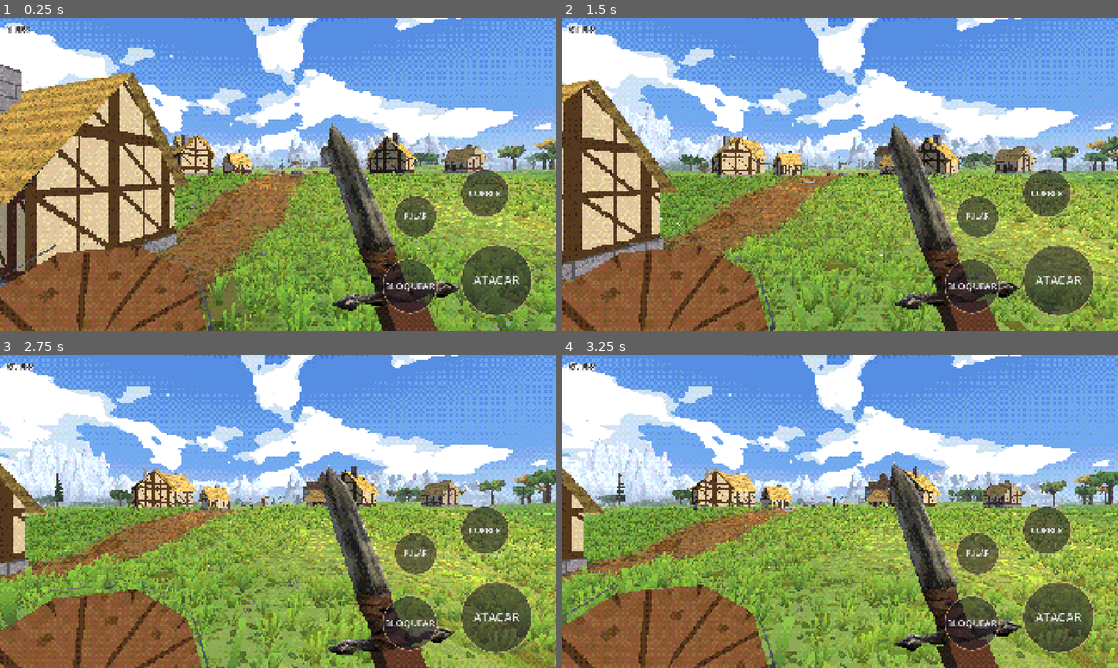
Above: before the commit, frames 1-4 (two rows, left to right).
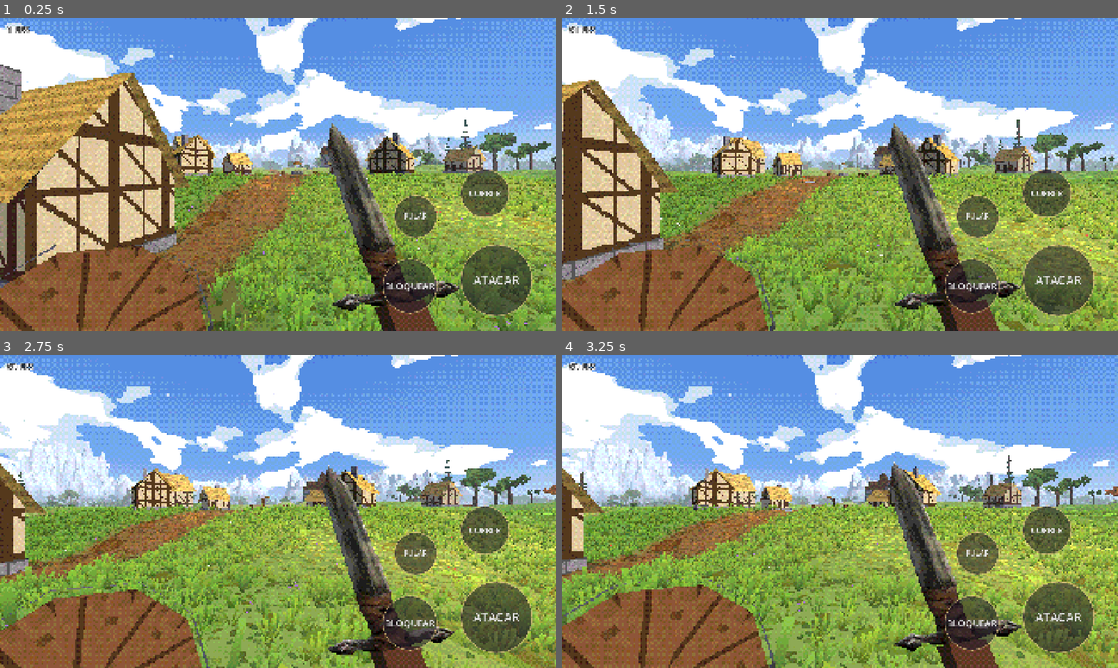
Above: after the commit, the same moments.

Repository: rhfazeredo-ops/Dallarian
Game: Godot game, scene res://cenas/mundo.tscn
Two runs of this game, one before a commit and one after it. Both use one fixed random seed, a clock stepped at 60 frames per second and the inputs below.
Inputs (mouse positions are in pixels of both pictures, inside the frame that each line leads up to):
- Up to frame 1 (0.25 s): no input
- Up to frame 2 (1.5 s): tap Enter at 0.5 s; move the mouse to (962, 158) at 0.52 s; hold Right (ui_right) 0.53-1.25 s; hold Shift 0.53-1.25 s; click (962, 158) at 0.67 s; tap Space at 0.77 s; drag from (728, 190) to (812, 237) at 1.27 s
- Up to frame 3 (2.75 s): move the mouse to (333, 442) at 2.02 s; hold Right (ui_right) from 2.03 s (still down); hold Shift from 2.03 s (still down)
- Up to frame 4 (3.25 s): release Right (ui_right) at 2.75 s; release Shift at 2.75 s; drag from (812, 574) to (673, 464) at 2.77 s

The runs differ from the first frame. In frame 1, 1.6% of the frame differs, in the area x 38-100%, y 32-49%; in frame 2, 2.2%; in frame 3, 2.6%; in frame 4, 2.6%, in the area x 3-100%, y 32-49%.

Commit message:
Árvores de tamanhos variados e tufos pequenos e grandes
- Tamanhos: 15% mudas (0,42–0,65), 65% médias (0,7–1,25), 20% grandes (1,4–2,1); largura e altura
  variam separadamente (umas mais largas, outras mais altas).
- Cartões da copa em três faixas de tamanho (tufos pequenos, médios e grandes); 4 formatos de copa.

Co-Authored-By: Claude Opus 5.5 <noreply@anthropic.com>
Claude-Session: https://claude.ai/code/session_01WFSuYSG1mTsBiEAWeNGYj8

Diff:
--- a/godot/scripts/floresta.gd
+++ b/godot/scripts/floresta.gd
@@ -35,6 +35,8 @@
 	malhas = {
 		"copa_a": [_tronco_copa(), _cartoes_copa(1)],
 		"copa_b": [null, _cartoes_copa(2, "folhagem2")],
+		"copa_c": [null, _cartoes_copa(5)],
+		"copa_d": [null, _cartoes_copa(6, "folhagem2")],
 		"pinho": [_tronco_pinho(), _cartoes_pinho(3)],
 		"arbusto": [null, _cartoes_arbusto(4)],
 		"morta": [_tronco_copa(Color(0.55, 0.52, 0.48)), null],
@@ -187,7 +189,7 @@
 		var cima := (Vector3.UP * rng.randf_range(0.2, 1.0) + fora * rng.randf_range(0.2, 0.9) + Vector3(rng.randfn(0, 0.35), 0, rng.randfn(0, 0.35))).normalized()
 		var lado := cima.cross(fora.rotated(Vector3.UP, rng.randf_range(-0.6, 0.6))).normalized()
 		if lado.length() < 0.1: lado = Vector3(1, 0, 0)
-		var tam := rng.randf_range(1.05, 1.5)
+		var tam := rng.randf_range(0.65, 1.0) if rng.randf() < 0.4 else (rng.randf_range(1.0, 1.5) if rng.randf() < 0.7 else rng.randf_range(1.5, 2.0))
 		var tom := clampf(0.72 + 0.3 * ((p.y - centro.y) / 1.35 * 0.5 + 0.5) + fora.length() * 0.0, 0.6, 1.08)
 		_cartao(st, p, lado, cima, Vector2(tam, tam), tom)
 		# cruzado: o mesmo lugar, girado 90° em volta do "cima" (vê-se cheio de qualquer lado)
@@ -268,7 +270,8 @@
 				var s := rng.randf_range(0.7, 1.5)
 				grupos["arbusto"].append([Transform3D(giro.scaled(Vector3(s, s * rng.randf_range(0.8, 1.2), s)), Vector3(x, h - 0.05, z)), _verde(rng, f) * 0.9])
 				continue
-			var s := rng.randf_range(0.75, 1.4)
+			var sorteio := rng.randf()
+			var s := rng.randf_range(0.42, 0.65) if sorteio < 0.15 else (rng.randf_range(0.7, 1.25) if sorteio < 0.8 else rng.randf_range(1.4, 2.1))
 			var base := Vector3(x, h - 0.2, z)
 			if pnt > 0.5:
 				grupos["morta"].append([Transform3D(giro.scaled(Vector3(s, s * 0.9, s)), base), Color.WHITE]); lista.append([base, 0.3 * s])
@@ -276,8 +279,9 @@
 				var t := Transform3D(giro.scaled(Vector3(s, s * rng.randf_range(1.0, 1.35), s)), base)
 				grupos["pinho"].append([t, Color(0.3, 0.48, 0.3) * rng.randf_range(0.85, 1.1)]); lista.append([base, 0.26 * s])
 			else:
-				var t := Transform3D(giro.scaled(Vector3(s, s * rng.randf_range(0.9, 1.15), s)), base)
-				grupos["copa_a" if rng.randf() < 0.5 else "copa_b"].append([t, _cor_copa(rng, x, z)]); lista.append([base, 0.32 * s])
+				var larg := s * rng.randf_range(0.85, 1.2)          # umas mais largas, outras mais altas
+				var t := Transform3D(giro.scaled(Vector3(larg, s * rng.randf_range(0.85, 1.2), larg)), base)
+				grupos[["copa_a", "copa_b", "copa_c", "copa_d"][rng.randi() % 4]].append([t, _cor_copa(rng, x, z)]); lista.append([base, 0.32 * s])
 	arvores[k] = lista
 	var no := Node3D.new(); add_child(no)
 	for nome in grupos.keys():
@@ -285,7 +289,7 @@
 		if itens.is_empty(): continue
 		var par: Array = malhas[nome]
 		# copa_b usa o tronco da copa_a
-		var tronco: ArrayMesh = par[0] if par[0] != null else (malhas["copa_a"][0] if nome == "copa_b" else null)
+		var tronco: ArrayMesh = par[0] if par[0] != null else (malhas["copa_a"][0] if nome.begins_with("copa") else null)
 		if tronco: no.add_child(_mm(tronco, itens, false))
 		if par[1]: no.add_child(_mm(par[1], itens, true))
 
